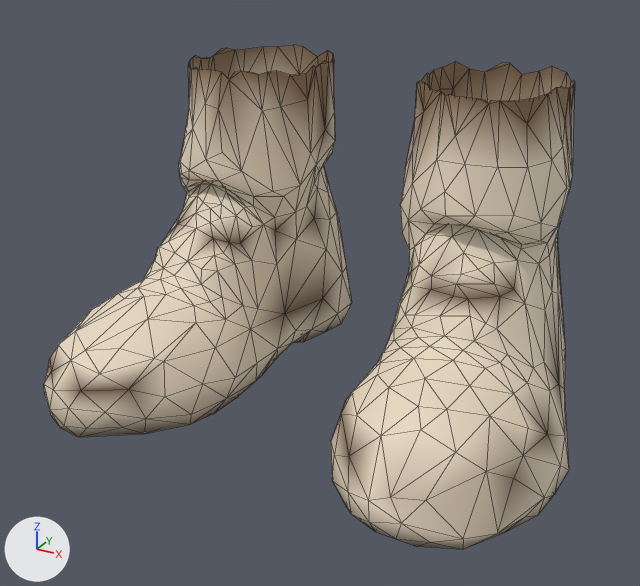
Two versions of the glTF model assets_src/armor/aydor_1/leather_a_feet.glb, one commit apart.
Before and after are seen from a 50 mm lens placed at (0.276, -0.549, 0.321), pointed at (0.002, -0.052, 0.072). Every picture has the same lights, and +X, +Y and +Z are marked at lower left. The older version comes first. Mesh edges are drawn as thin lines. Vertices at exactly the same position are counted once.

In view in the first picture: 'leather_a_feet'.
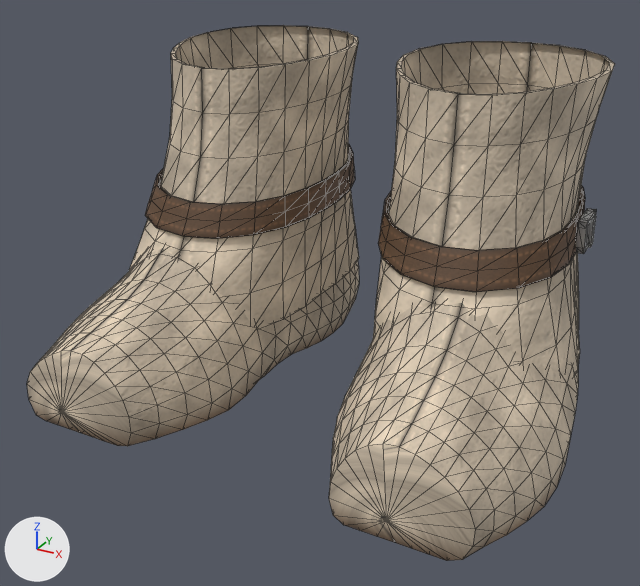
Pixel boxes [x1, y1, x2, y2] of what changed, in the pictures (640 x 586 px; the box of a moved part takes in the faces that stretch with it):
'leather_a_feet', surface changed, reshaped (11% wider, 6% taller): before [44, 45, 575, 549]; after [27, 25, 615, 561]
part 1 of me_leather_a_feet, rebuilt: before [331, 62, 575, 549]; after [329, 303, 578, 561]
part 2 of me_leather_a_feet, added (beige): after [373, 41, 615, 375]
part 3 of me_leather_a_feet, added (brown): after [129, 25, 359, 329]
part 4 of me_leather_a_feet, added (brown): after [378, 185, 585, 292]
part 5 of me_leather_a_feet, added (brown): after [145, 144, 355, 239]
part 6 of me_leather_a_feet, added: after [576, 208, 596, 254]
part 7 of me_leather_a_feet, moved or reshaped: before [44, 45, 352, 437]; after [27, 248, 359, 446]
part 8 of me_leather_a_feet, added: after [587, 216, 596, 247]

The change, as a diff of the scene's bpy script:
```diff
--- a/assets_src/armor/aydor_1/leather_a_feet.glb.py
+++ b/assets_src/armor/aydor_1/leather_a_feet.glb.py
@@ img_strap_orm_png @@
+img_strap_orm_png = load_image('strap_orm.png', '../textures/strap_orm.png', 128, 64, 'Non-Color')
@@ img_strap_n_png @@
+img_strap_n_png = load_image('strap_n.png', '../textures/strap_n.png', 128, 64, 'Non-Color')
@@ img_strap_c_png @@
+img_strap_c_png = load_image('strap_c.png', '../textures/strap_c.png', 128, 64, 'sRGB')
@@ img_leather_n_png @@
+img_leather_n_png = load_image('leather_n.png', '../textures/leather_n.png', 256, 256, 'Non-Color')
@@ img_leather_orm_png @@
+img_leather_orm_png = load_image('leather_orm.png', '../textures/leather_orm.png', 256, 256, 'Non-Color')
@@ img_leather_c_png @@
+img_leather_c_png = load_image('leather_c.png', '../textures/leather_c.png', 256, 256, 'sRGB')
@@ mat_leather @@
 mat_leather = bpy.data.materials.new('leather')
-# nodes: BsdfPrincipled, OutputMaterial, VertexColor
+# nodes: BsdfPrincipled, Mix, NormalMap, OutputMaterial, SeparateColor, TexImage x3, VertexColor
+# uses the picture img_leather_c_png
+# uses the picture img_leather_n_png
+# uses the picture img_leather_orm_png
@@ mat_strap @@
+mat_strap = bpy.data.materials.new('strap')
+# uses the picture img_strap_c_png
+# uses the picture img_strap_n_png
+# uses the picture img_strap_orm_png
@@ mat_iron @@
+mat_iron = bpy.data.materials.new('iron')
+mat_iron.use_nodes = True; mat_iron.node_tree.nodes.clear()
+_N = mat_iron.node_tree.nodes; _L = mat_iron.node_tree.links
+n0 = _N.new('ShaderNodeBsdfPrincipled'); n0.name = 'Principled BSDF'
+n0.inputs[1].default_value = 1.0  # 'Metallic'
+n0.inputs[2].default_value = 0.48  # 'Roughness'
+n1 = _N.new('ShaderNodeOutputMaterial'); n1.name = 'Material Output'
+n2 = _N.new('ShaderNodeVertexColor'); n2.name = 'Color Attribute'
+_L.new(n0.outputs[0], n1.inputs[0])  # 'BSDF' to 'Surface'
+_L.new(n2.outputs[0], n0.inputs[0])  # 'Color' to 'Base Color'
@@ me_leather_a_feet @@
 # used by ob_leather_a_feet; location = (0.0, 0.0, 0.0)
-me_leather_a_feet.from_pydata(...)  # 693 vertices, 1299 faces; spans x -0.185..0.189, y -0.185..0.114, z -0.011..0.218
+me_leather_a_feet.from_pydata(...)  # 1452 vertices, 2712 faces; spans x -0.185..0.187, y -0.189..0.122, z -0.011..0.23
+# me_leather_a_feet part 1: the loose piece of 354 vertices spanning x 0.037..0.189, y -0.184..0.112, z -0.011..0.218 is rebuilt with 386 vertices and now spans x 0.032..0.187, y -0.189..0.121, z -0.011..0.136
+# me_leather_a_feet part 2: a new loose piece of 198 vertices spanning x 0.022..0.177, y -0.101..0.117, z 0.034..0.23, in mat_leather
+# me_leather_a_feet part 3: a new loose piece of 198 vertices spanning x -0.179..-0.022, y -0.1..0.119, z 0.034..0.23, in mat_leather
+# me_leather_a_feet part 4: a new loose piece of 110 vertices spanning x 0.026..0.162, y -0.078..0.107, z 0.105..0.142, in mat_strap
+# me_leather_a_feet part 5: a new loose piece of 110 vertices spanning x -0.162..-0.023, y -0.079..0.109, z 0.105..0.143, in mat_strap
+# me_leather_a_feet part 6: a new loose piece of 24 vertices spanning x 0.16..0.166, y 0.003..0.029, z 0.113..0.136, in mat_iron
+# me_leather_a_feet part 7: 338 vertices removed from x -0.185..-0.034, y -0.185..0.114, z -0.011..0.216; 393 vertices added at x -0.185..-0.029, y -0.188..0.122, z -0.011..0.136
+# me_leather_a_feet part 8: 8 vertices added at x 0.162..0.168, y 0.012..0.02, z 0.115..0.135
+# other edits to the shape of me_leather_a_feet do not show in these pictures
 me_leather_a_feet.materials.append(mat_leather)
+me_leather_a_feet.materials.append(mat_iron)
+me_leather_a_feet.materials.append(mat_strap)
```
